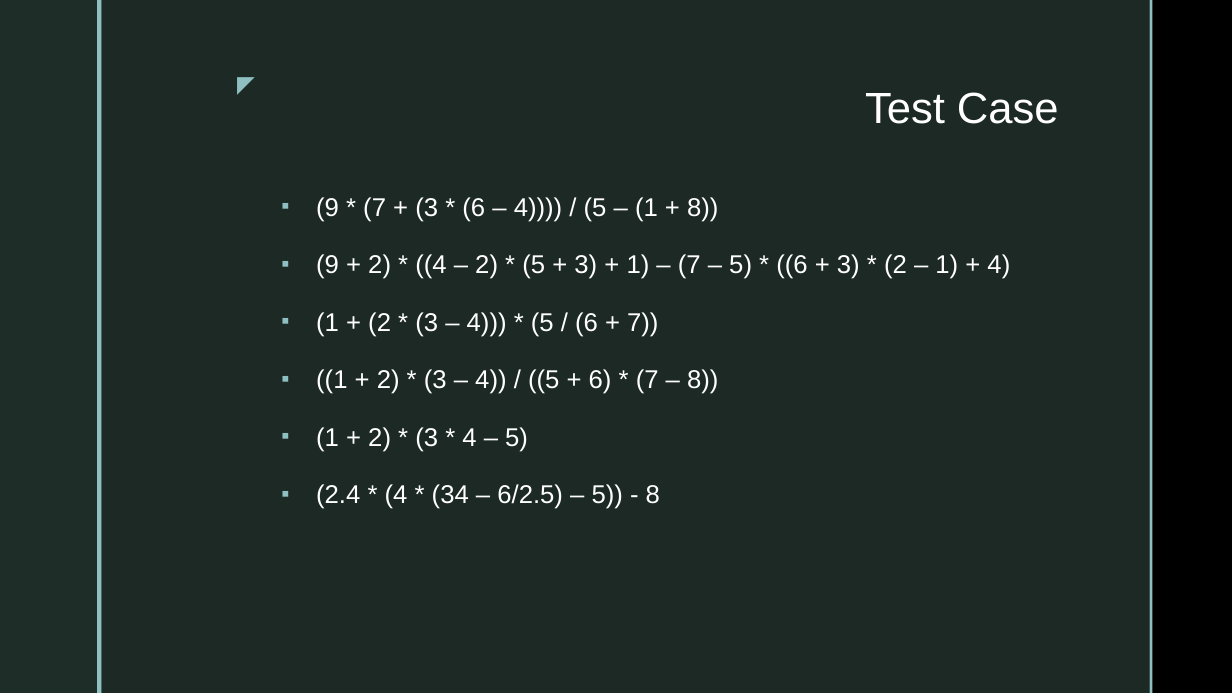
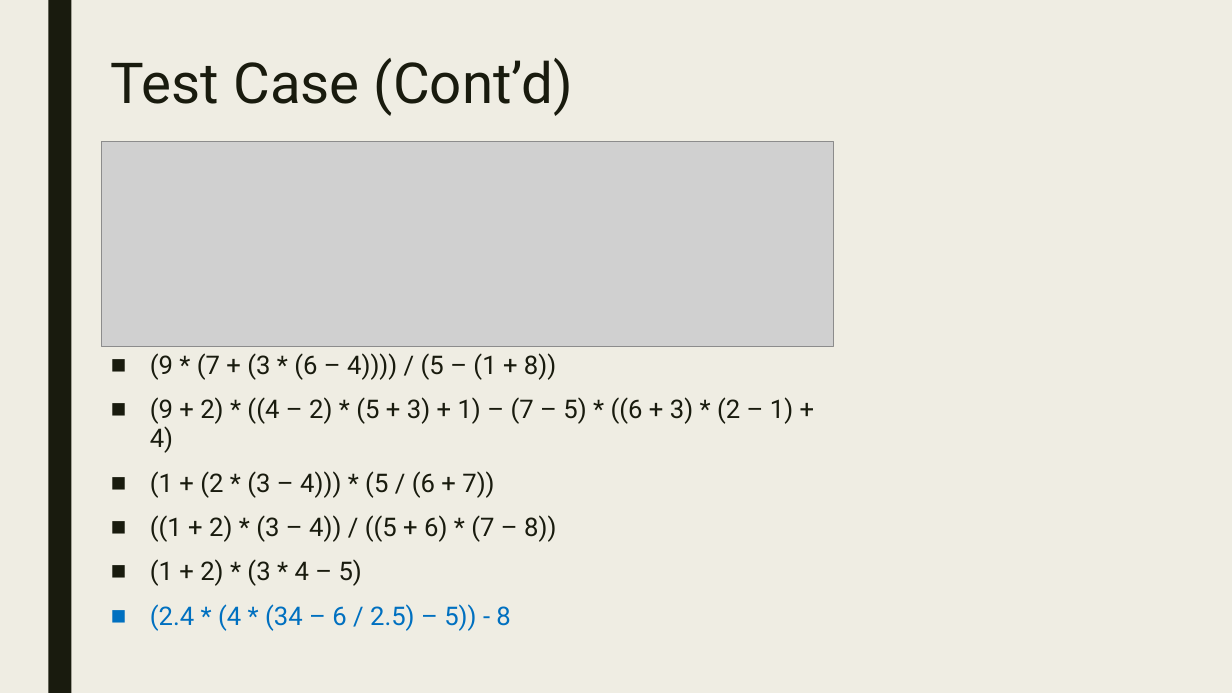
Before and after one commit to ZhongQiyu/sp23-cs608-midterm, a slide deck: slide 7 of CS608 Group 1 Midterm Presentation.pptx (slide 5 before the commit). Drawn at 1232x693 pixels with LibreOffice and Linux fonts; fonts in the diff are those of the drawing; grey boxes stand for pictures; background and template pictures are left out. Boxes give left, top, right and bottom in pixels: in the first picture for what was removed or moved away, otherwise in the second. Text is boxed around its words. In the diff, an @@ line names an element or a change of style, - is before the commit and + after.

```diff
--- a/CS608 Group 1 Midterm Presentation.pptx
+++ b/CS608 Group 1 Midterm Presentation.pptx
@@ background picture (left out) to #EFEDE3 @@
@@ rectangle: place and size @@
-rectangle at bbox=[0, 0, 97, 693]
+rectangle at bbox=[48, 0, 71, 693]
@@ rectangle at bbox=[48, 0, 71, 693]: fill #1F2D29 to #191B0E @@
@@ rectangle removed at bbox=[97, 0, 102, 693] @@
@@ rectangle removed at bbox=[102, 0, 1150, 693] @@
@@ rectangle removed at bbox=[1150, 0, 1153, 693] @@
@@ title at bbox=[111, 58, 573, 116]: text changed; size 34 to 44 pt; font Arial to Roboto; text colour #FFFFFF to #191B0E @@
-Test Case
+Test Case (Cont’d)
@@ text removed at bbox=[222, 65, 263, 102] @@
-◤
@@ picture added at bbox=[102, 141, 834, 347] @@
@@ text "(9 * (7 + (3 ...": place and size @@
-text "(9 * (7 + (3 ..." at bbox=[316, 197, 1010, 509]
+text "(9 * (7 + (3 ..." at bbox=[150, 353, 793, 631]
@@ text "(9 * (7 + (3 ..." at bbox=[150, 353, 793, 631]: vertical alignment middle to top @@
@@ text at bbox=[150, 353, 793, 586]: font Arial to Roboto, text colour #FFFFFF to #191B0E in "(9 * (7 + (3 * (6 ...", "(9 + 2) * ((4 – 2) ...", "(1 + (2 * (3 – 4))) ...", "((1 + 2) * (3 – 4)) ..." and 1 more places; bullet ▪ to ■; line spacing 1.2 to 0.94; less space between paragraphs @@
@@ text at bbox=[150, 604, 510, 631]: text changed; font Arial to Roboto; text colour #FFFFFF to #0070C0 @@
-▪ (2.4 * (4 * (34 – 6/2.5) – 5)) - 8
+■ (2.4 * (4 * (34 – 6 / 2.5) – 5)) - 8
```
Also in this commit, not shown: 7 other slides changed, 1 slide added, 1 slide removed.
